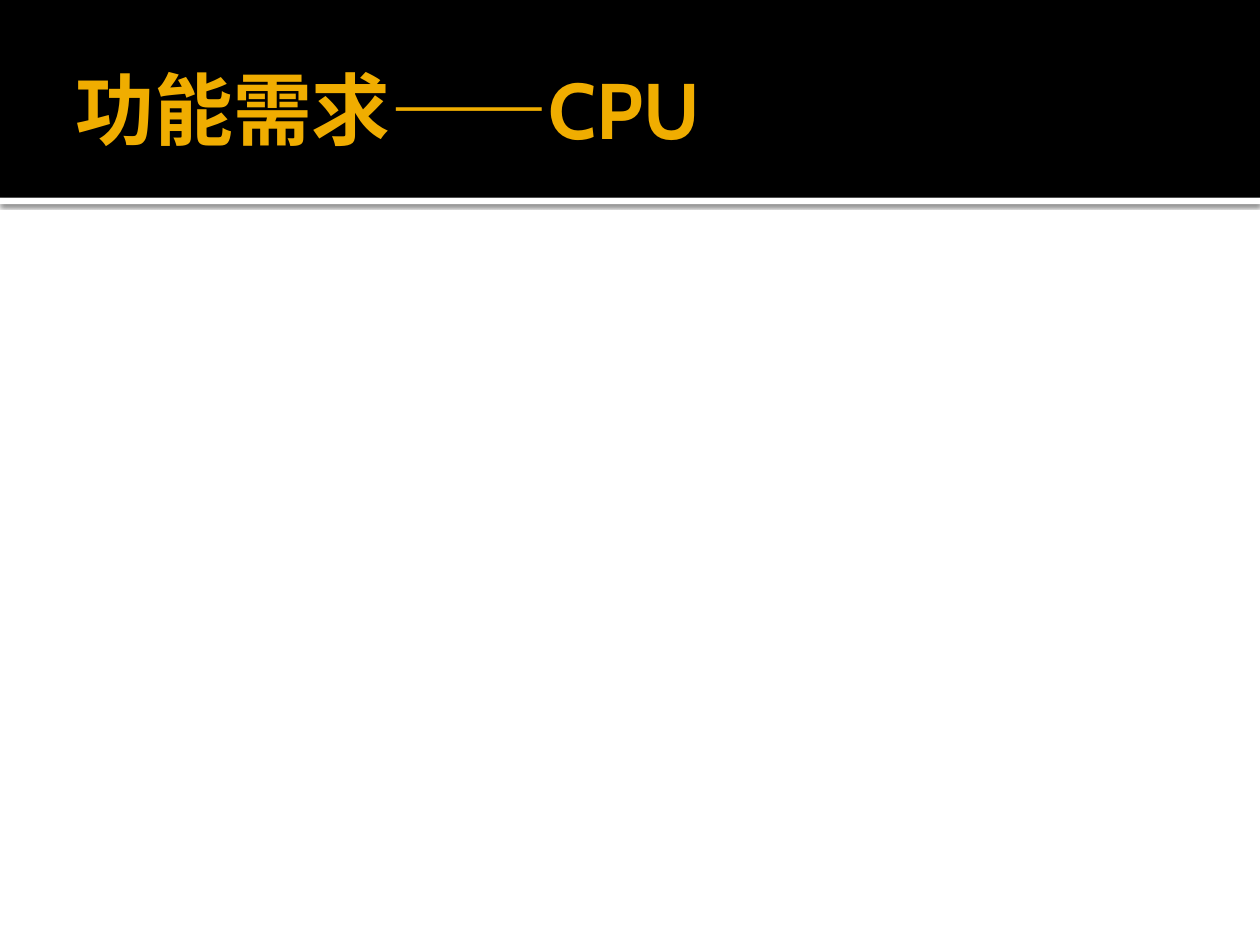
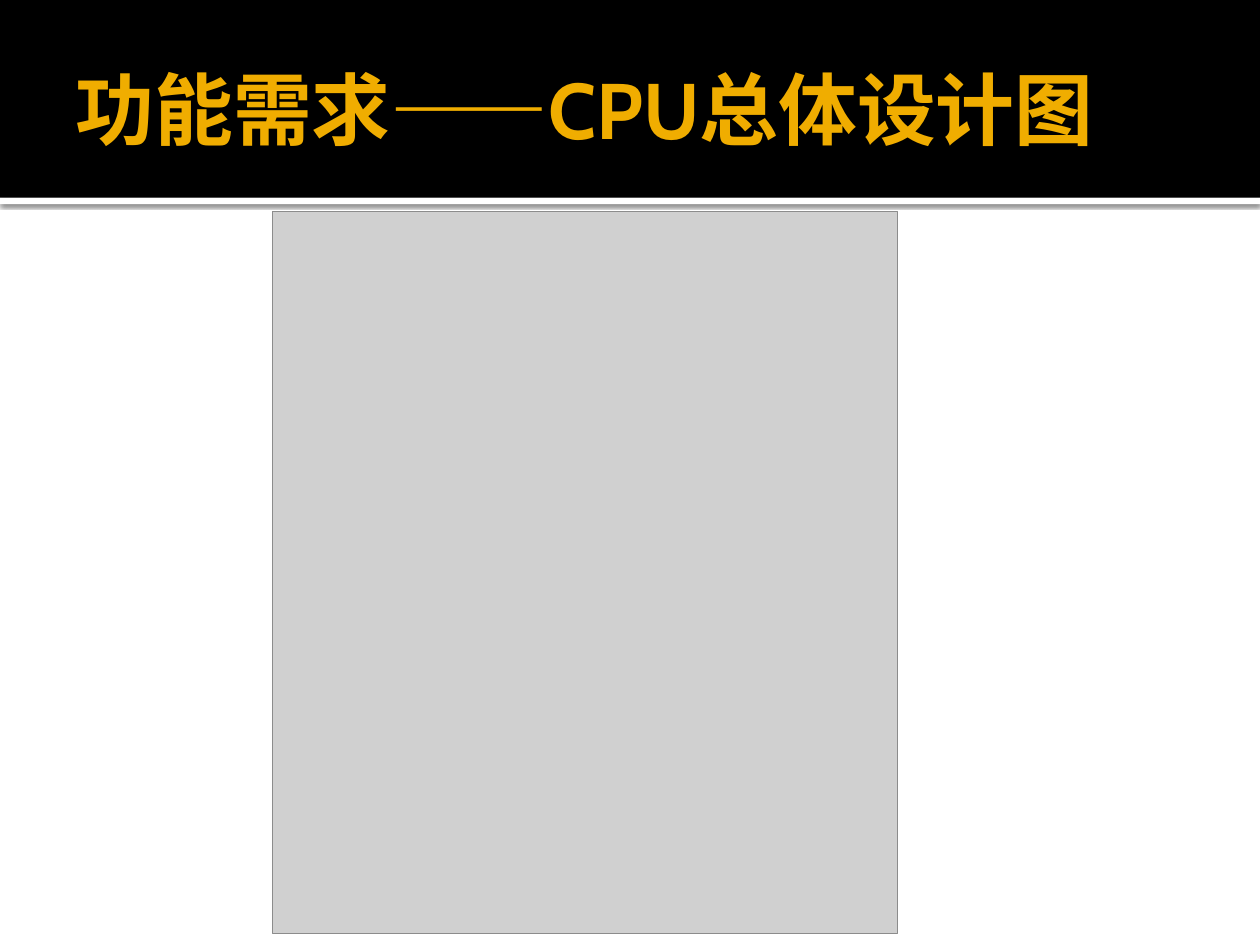
Before and after one commit to xwj95/Atom, a slide deck: slide 10 of report/requirement/32位MIPS综合实验项目需求分析.pptx (slide 4 before the commit). Drawn at 1260x945 pixels with LibreOffice and Linux fonts; fonts in the diff are those of the drawing; grey boxes stand for pictures. Boxes give left, top, right and bottom in pixels: in the first picture for what was removed or moved away, otherwise in the second. Text is boxed around its words. In the diff, an @@ line names an element or a change of style, - is before the commit and + after.

Commit message:
需求分析PPT第一稿

```diff
--- a/report/requirement/32位MIPS综合实验项目需求分析.pptx
+++ b/report/requirement/32位MIPS综合实验项目需求分析.pptx
@@ title at (76,72,1094,146): text changed @@
-功能需求——CPU
+功能需求——CPU总体设计图
@@ picture added at (273,212,898,934) @@
```
Also in this commit, not shown: 20 other slides changed, 22 slides added, 1 slide removed.
